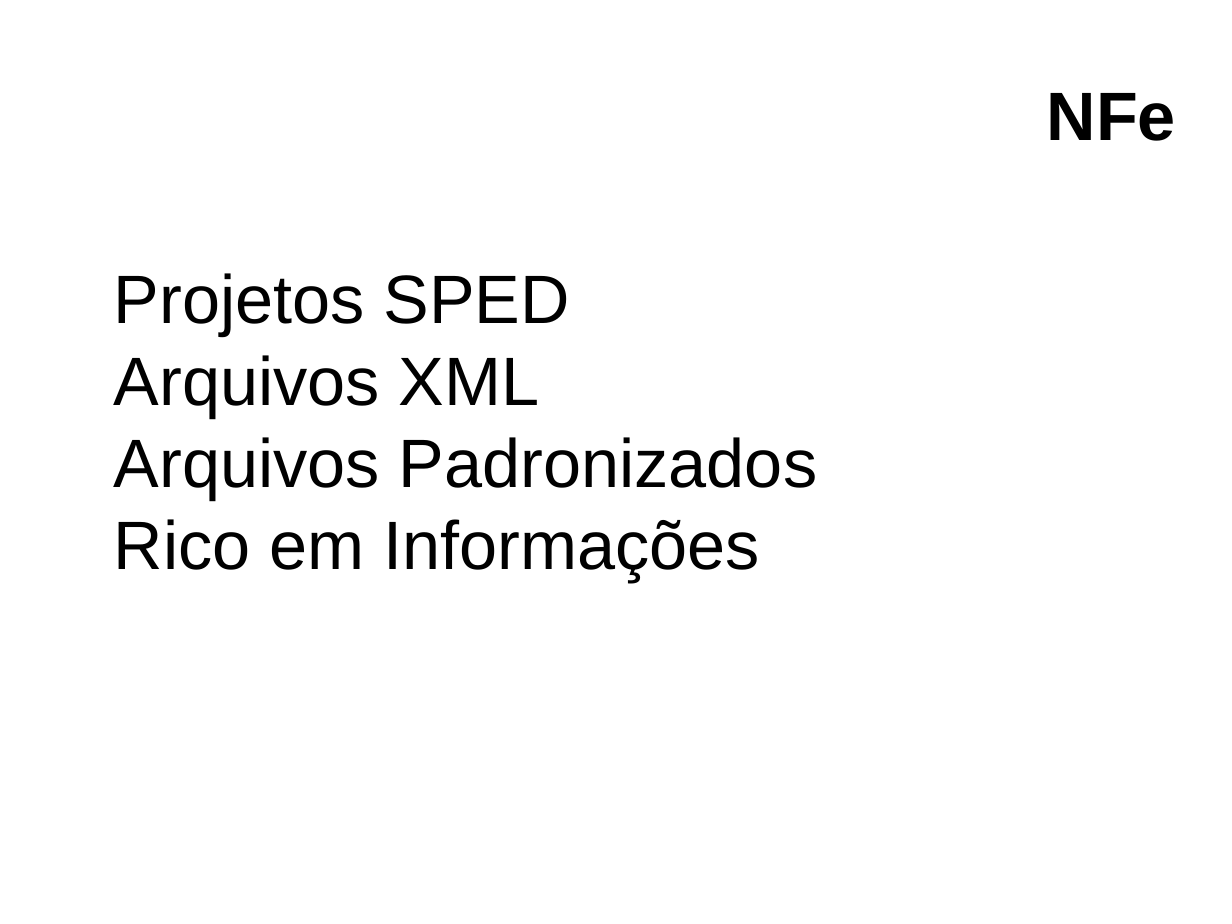
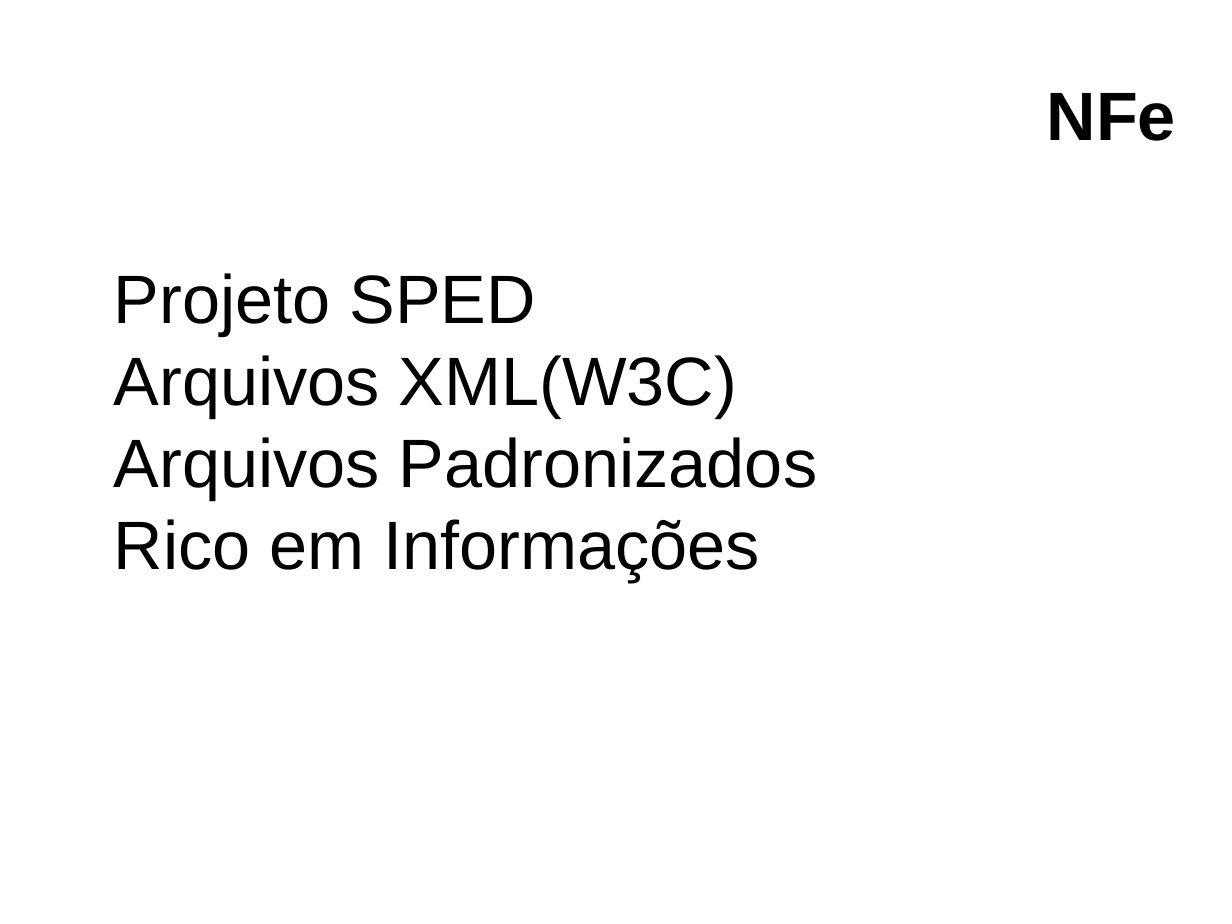
Before and after one commit to clairton/crh, a slide deck: slide 5 of slides.odp (slide 4 before the commit). Drawn at 1232x924 pixels with LibreOffice and Linux fonts; fonts in the diff are those of the drawing; background and template pictures are left out. Boxes give left, top, right and bottom in pixels: in the first picture for what was removed or moved away, otherwise in the second. Text is boxed around its words. In the diff, an @@ line names an element or a change of style, - is before the commit and + after.

```diff
--- a/slides.odp
+++ b/slides.odp
@@ text at box(114, 273, 737, 417): text changed @@
-● Projetos SPED
-● Arquivos XML
+● Projeto SPED
+● Arquivos XML(W3C)
```
Also in this commit, not shown: 2 other slides changed, 1 slide added.
